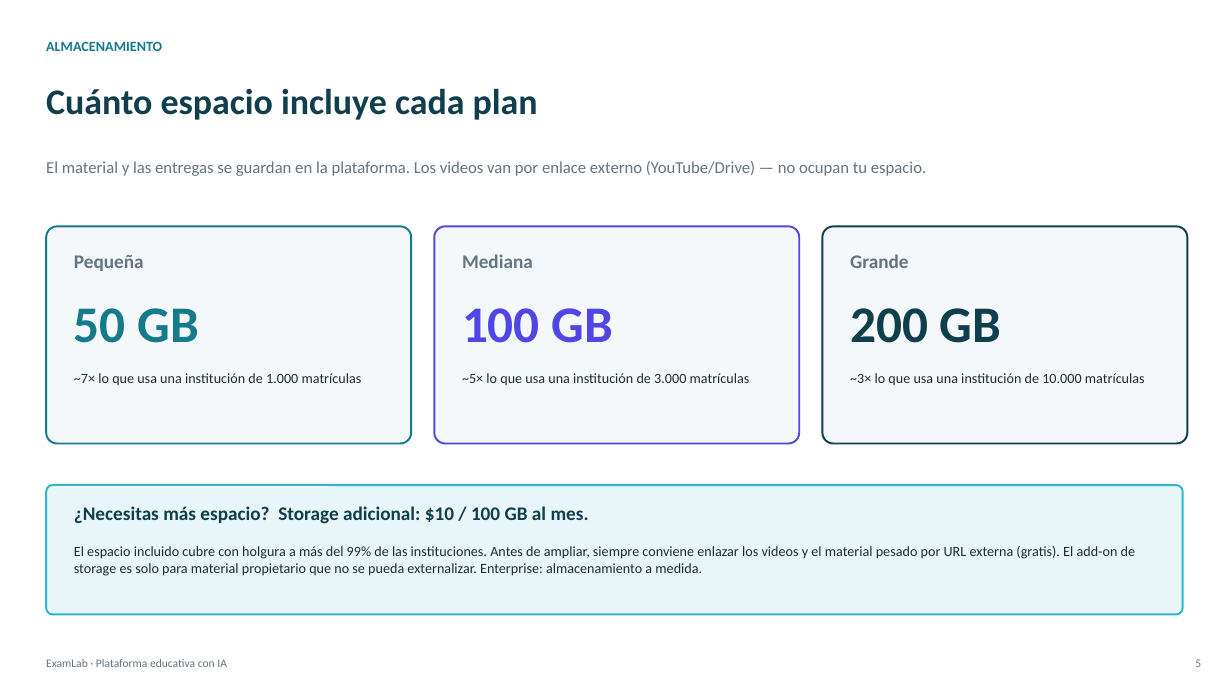
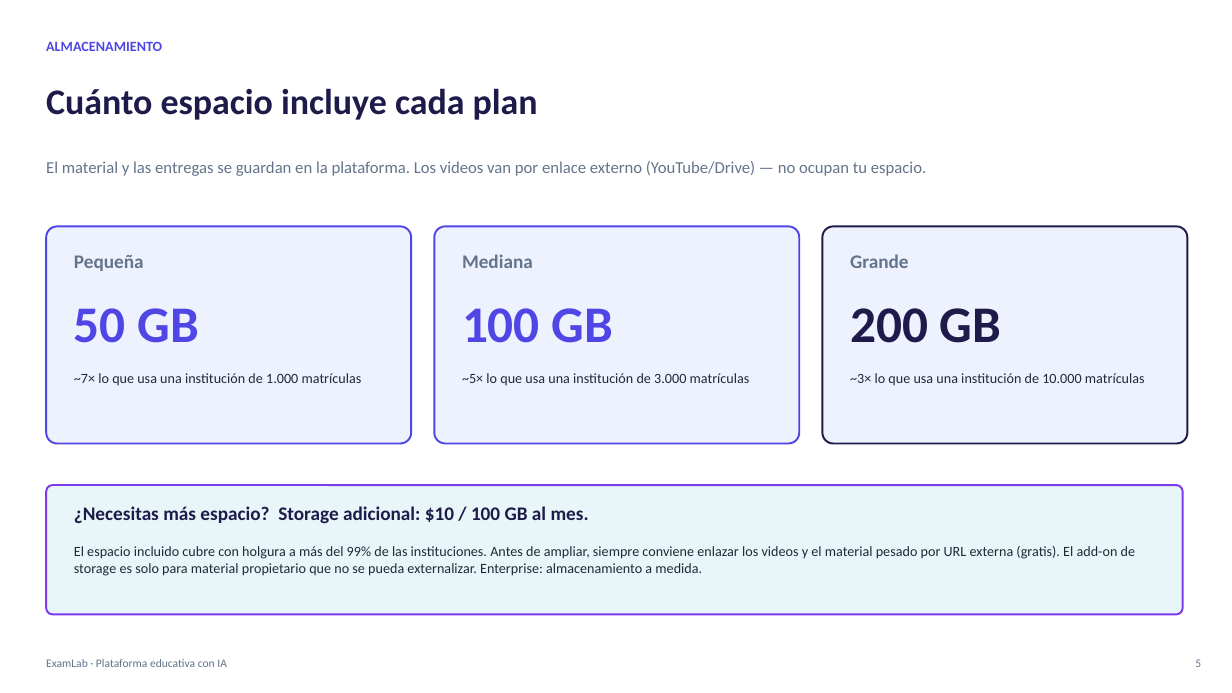
Before and after one commit to AndresDFX/examlab, a slide deck: slide 5 of docs/demos/presentacion/ExamLab-Presentacion-Comercial-v3.pptx. Drawn at 1232x693 pixels with LibreOffice and Linux fonts; fonts in the diff are those of the drawing. Boxes give left, top, right and bottom in pixels: in the first picture for what was removed or moved away, otherwise in the second. Text is boxed around its words. In the diff, an @@ line names an element or a change of style, - is before the commit and + after.

```diff
--- a/docs/demos/presentacion/ExamLab-Presentacion-Comercial-v3.pptx
+++ b/docs/demos/presentacion/ExamLab-Presentacion-Comercial-v3.pptx
@@ text "ALMACENAMIENTO" at <box>46,41,162,51</box>: text colour #147A8C to #4F46E5 @@
@@ rounded rectangle at <box>46,226,411,444</box>: fill #F4F8FA to #EEF2FF; outline #147A8C 1.5 pt to #4F46E5 1.5 pt @@
@@ rounded rectangle at <box>823,226,1188,444</box>: fill #F4F8FA to #EEF2FF; outline #0F3E4C 1.5 pt to #1E1B4B 1.5 pt @@
@@ text "50 GB" at <box>74,308,198,343</box>: text colour #147A8C to #4F46E5 @@
@@ rounded rectangle at <box>46,485,1183,615</box>: outline #2EB8C7 1.5 pt to #7C3AED 1.5 pt @@
@@ text colour #0F3E4C to #1E1B4B in 3 elements at <box>46,88,538,120</box>, <box>850,308,1001,343</box>, <box>74,506,589,524</box> @@
```
Also in this commit, not shown: 10 other slides changed, 17 other files.
